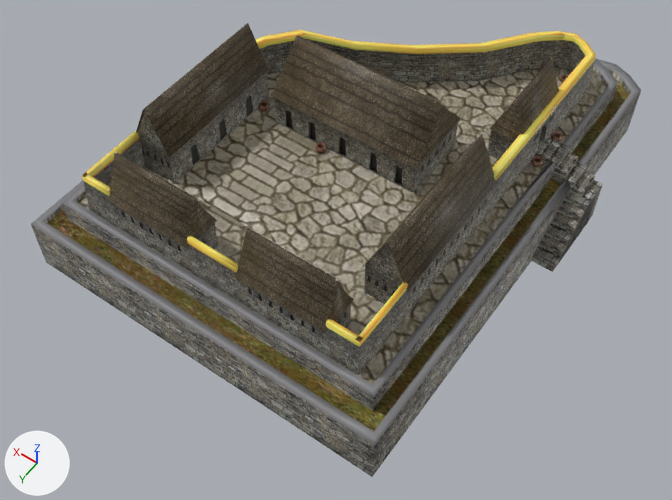
What one commit did to the COLLADA model art/meshes/structural/inca_wonder.dae.
The view is the same before and after, from a camera (50 mm lens) standing at (-45.9, 66.0, 92.3) and looking at (-2.9, 5.9, -2.2). The lights are fixed; the arrows at lower left show +X, +Y and +Z. Where no turn or scale is listed for an object, it has been applied to the vertices.

The older version as bpy lines, for what is in view:
```python
me_cubo_041 = bpy.data.meshes.new('Cubo.041')
me_cubo_041.from_pydata(...)  # 2607 vertices, 4561 faces; spans x -26.9..26.9, y -40.4..28.4, z 0.0..20.8
me_cubo_041.materials.append(mat_materiais_001)  # picture img_inca_struct_png
ob_coricacha_004 = bpy.data.objects.new('coricacha.004', me_cubo_041)
ob_coricacha_004.location = (0.0, 0.0, -3.7)
```
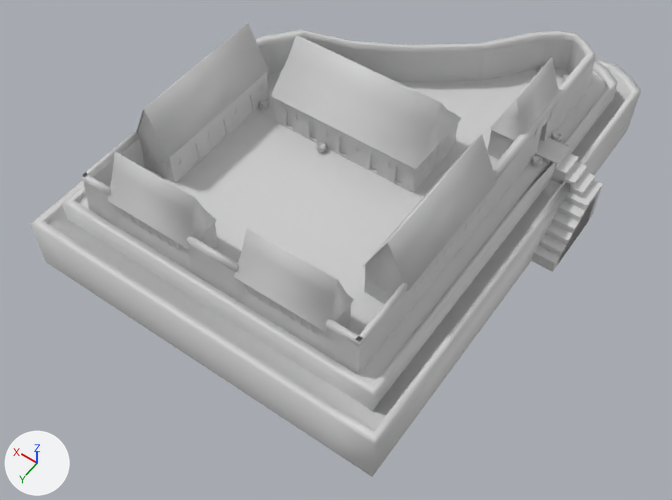
The change, as a list of edits to the scene's bpy script:
```text
Add mat_materiais_019:
    mat_materiais_019 = principled_material('Materiais_019')
    mat_materiais_019.base_color = (0.64, 0.64, 0.64)  # light grey #d1d1d1
Change me_cubo_041:
    where me_cubo_041.from_pydata(...)  # 2607 vertices, 4561 faces; spans x -26.9..26.9, y -40.4..28.4, z 0.0..20.8
    remove me_cubo_041.materials.append(mat_materiais_001)  # picture img_inca_struct_png
    add me_cubo_041.materials.append(mat_materiais_019)  # light grey #d1d1d1
```

Boxes [x1, y1, x2, y2] around the edits, measured in the pictures (672 x 500 px):
'coricacha.004', recoloured
    both: [31, 23, 641, 477]
